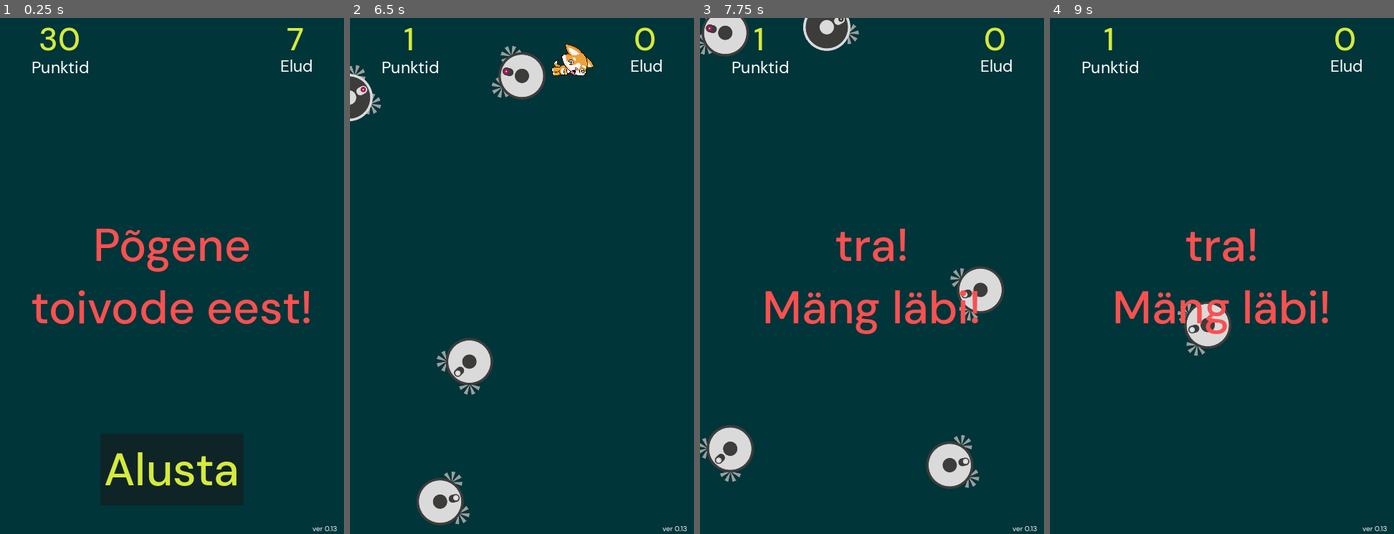
Above: before the commit, frames 1-4 (left to right).
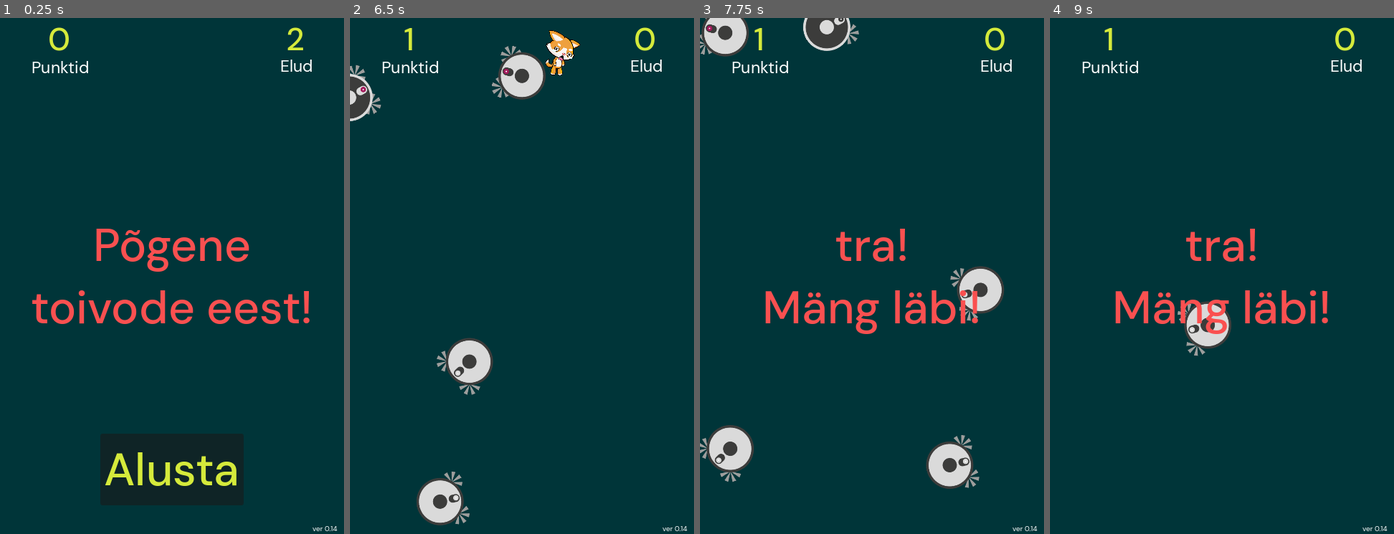
Above: after the commit, the same moments.

Repository: taunoe/2d-demo-game
Game: Godot game, scene res://main.tscn
The game is run twice, just before and just after one commit, with the same random seed, the same clock (stepped at 60 frames per second) and the same inputs.
Inputs (mouse positions are in pixels of both pictures, inside the frame that each line leads up to):
- Up to frame 1 (0.25 s): no input
- Up to frame 2 (6.5 s): click "Alusta" at 0.5 s; move the mouse to (504, 379) at 1.27 s; hold Up (move_up) 1.28-2.78 s; move the mouse to (625, 353) at 2.02 s; move the mouse to (418, 198) at 2.77 s; hold Left (move_left) 2.78-4.28 s; move the mouse to (539, 276) at 3.52 s; move the mouse to (470, 147) at 4.27 s; hold Down (move_down) 4.28-5.03 s; move the mouse to (597, 250) at 5.02 s; hold Right (move_right) 5.03-5.78 s; move the mouse to (453, 301) at 5.77 s; hold Up (move_up) from 5.78 s (still down)
- Up to frame 3 (7.75 s): move the mouse to (906, 162) at 6.52 s; release Up (move_up) at 6.53 s; hold Right (move_right) from 6.53 s (still down); move the mouse to (854, 379) at 7.27 s
- Up to frame 4 (9 s): move the mouse to (1325, 353) at 8.02 s; move the mouse to (1118, 198) at 8.77 s; release Right (move_right) at 8.78 s; hold Down (move_down) from 8.78 s (still down)

The runs differ from the first frame. In frame 1, 0.4% of the frame differs, in the area x 11-99%, y 1-100%; in frame 2, 0.8%, in the area x 56-99%, y 2-100%; in frame 3, less than 0.1%; in frame 4, less than 0.1%.

Commit message:
ver 0.14

Diff:
--- a/HUD/ui.tscn
+++ b/HUD/ui.tscn
@@ -117,7 +117,7 @@
 grow_vertical = 0
 theme_override_fonts/font = ExtResource("3_528dp")
 theme_override_font_sizes/font_size = 10
-text = "ver 0.13"
+text = "ver 0.14"
 horizontal_alignment = 1
 vertical_alignment = 2
 
--- a/alien/alien.gd
+++ b/alien/alien.gd
@@ -3,18 +3,17 @@
 
 # Called when the node enters the scene tree for the first time.
 func _ready() -> void:
-	# First, disconnect any previous connections (if any)
-	if is_connected("area_entered", Callable(self, "_on_area_entered")):
-		disconnect("area_entered", Callable(self, "_on_area_entered"))
-
-	# Then, connect the signal again
-	connect("area_entered", Callable(self, "_on_area_entered"))
+	$CollisionShape2D.disabled = true
+	hide()
 
 
 # Called every frame. 'delta' is the elapsed time since the previous frame.
 func _process(delta: float) -> void:
 	pass
 
+func start():
+	$CollisionShape2D.disabled = false
+	show()
 
 func collected() -> void:
 	queue_free()
@@ -22,6 +21,7 @@
 
 func _on_area_entered(area: Area2D) -> void:
 	# execute func in main
+	print("tere, area entered:", area.name)  # Print the name of the area entering
 	get_tree().root.get_node("Main").on_alien_area_entered()
 	collected()
 
--- a/ghost/ghost.gd
+++ b/ghost/ghost.gd
@@ -3,17 +3,17 @@
 
 # Called when the node enters the scene tree for the first time.
 func _ready() -> void:
-	# First, disconnect any previous connections (if any)
-	if is_connected("area_entered", Callable(self, "_on_area_entered")):
-		disconnect("area_entered", Callable(self, "_on_area_entered"))
-
-	# Then, connect the signal again
-	connect("area_entered", Callable(self, "_on_area_entered"))
+	$CollisionShape2D.disabled = true
+	hide()
 
 
 # Called every frame. 'delta' is the elapsed time since the previous frame.
 func _process(delta: float) -> void:
 	pass
+
+func start():
+	$CollisionShape2D.disabled = false
+	show()
 
 func collected() -> void:
 	queue_free()
--- a/gin/gin.gd
+++ b/gin/gin.gd
@@ -1,19 +1,17 @@
 extends Area2D
 
-
 func _ready() -> void:
-	# First, disconnect any previous connections (if any)
-	if is_connected("area_entered", Callable(self, "_on_area_entered")):
-		disconnect("area_entered", Callable(self, "_on_area_entered"))
-
-	# Then, connect the signal again
-	connect("area_entered", Callable(self, "_on_area_entered"))
-
+	$CollisionShape2D.disabled = true
+	hide()
 
 
 func _process(delta: float) -> void:
 	pass
 
+
+func start():
+	$CollisionShape2D.disabled = false
+	show()
 
 func collected() -> void:
 	queue_free()
@@ -28,5 +26,5 @@
 
 
 func _on_timer_timeout() -> void:
-	print("gin timeout")
+	print("gin _on_timer_timeout()")
 	queue_free()
--- a/main.gd
+++ b/main.gd
@@ -8,14 +8,25 @@
 var score
 var lives
 
+var game_started = false  # Track if the game has started
+
 
 # Called when the node enters the scene tree for the first time.
 func _ready() -> void:
 	score = 0
-	lives = 1
+	lives = 2
+	$HUD.update_score(score)
+	$HUD.update_lives(lives)
 	$GinSound.stop()
 	$GhostSound.stop()
 	$AlienSound.stop()  # Stop the music on startup
+	#
+	$ToivoTimer.stop()
+	$GinTimer.stop()
+	$GhostTimer.stop()
+	$DeadTimer.stop()
+	$HurtTimer.stop()
+	$StartTimer.stop()
 
 
 # Called every frame. 'delta' is the elapsed time since the previous frame.
@@ -37,8 +48,6 @@
 	if lives < 1:
 		$DeadTimer.start()
 		$Player.set_animation('Dead', true)
-		#$Player.player_dead()
-		#game_over()
 	else:
 		$HurtTimer.start()
 		$Player.set_animation('Hurt', true)
@@ -52,29 +61,35 @@
 	$ToivoTimer.stop()
 	$GinTimer.stop()
 	$GhostTimer.stop()
+	$DeadTimer.stop()
+	$HurtTimer.stop()
 	$HUD.show_game_over()
+	#game_started = false
 
 
 # start game signal
 func new_game():
+	game_started = true
 	score = 0
 	lives = 2
+	$HUD.update_score(score)
+	$HUD.update_lives(lives)
 	$Player.start($StartPosition.position)
 	$ToivoTimer.set_wait_time(0.65)
 	$StartTimer.start()
-	$HUD.update_score(score)
-	$HUD.update_lives(lives)
 	$HUD.show_message("Ole valmis")
 	get_tree().call_group("toivod", "queue_free") # eemlada eelmise mängu mobsid
 	$Music.play()
 
 # will start the other two timers
 func _on_start_timer_timeout() -> void:
-	$ToivoTimer.start()
-	$ScoreTimer.start()
-	$GinTimer.start()
-	$GhostTimer.start()
-	$AlienTimer.start()
+	if game_started:
+		print("_on_start_timer_timeout()")
+		$ToivoTimer.start()
+		$ScoreTimer.start()
+		$GinTimer.start()
+		$GhostTimer.start()
+		$AlienTimer.start()
 
 #  increment the score by 1
 func _on_score_timer_timeout() -> void:
@@ -123,12 +138,14 @@
 
 
 func _on_gin_timer_timeout() -> void:
-	var gin = gin_scene.instantiate()
-	var screen_size = get_viewport().get_visible_rect().size
-	var rand_x = randi_range(0, screen_size.x)
-	var rand_y = randi_range(0, screen_size.y)
-	gin.position = Vector2(rand_x, rand_y)
-	add_child(gin)
+	if game_started:
+		var gin = gin_scene.instantiate()
+		var screen_size = get_viewport().get_visible_rect().size
+		var rand_x = randi_range(0, screen_size.x)
+		var rand_y = randi_range(0, screen_size.y)
+		gin.position = Vector2(rand_x, rand_y)
+		add_child(gin)
+		$Gin.start()
 
 
 func on_gin_collected() -> void:
@@ -156,12 +173,14 @@
 
 
 func _on_ghost_timer_timeout() -> void:
-	var ghost = ghost_scene.instantiate()
-	var screen_size = get_viewport().get_visible_rect().size
-	var rand_x = randi_range(0, screen_size.x)
-	var rand_y = randi_range(0, screen_size.y)
-	ghost.position = Vector2(rand_x, rand_y)
-	add_child(ghost)
+	if game_started:
+		var ghost = ghost_scene.instantiate()
+		var screen_size = get_viewport().get_visible_rect().size
+		var rand_x = randi_range(0, screen_size.x)
+		var rand_y = randi_range(0, screen_size.y)
+		ghost.position = Vector2(rand_x, rand_y)
+		add_child(ghost)
+		$Ghost.start()
 
 
 func on_alien_area_entered()  -> void:
@@ -183,9 +202,11 @@
 
 
 func _on_alien_timer_timeout() -> void:
-	var alien = alien_scene.instantiate()
-	var screen_size = get_viewport().get_visible_rect().size
-	var rand_x = randi_range(0, screen_size.x)
-	var rand_y = randi_range(0, screen_size.y)
-	alien.position = Vector2(rand_x, rand_y)
-	add_child(alien)
+	if game_started:
+		var alien = alien_scene.instantiate()
+		var screen_size = get_viewport().get_visible_rect().size
+		var rand_x = randi_range(0, screen_size.x)
+		var rand_y = randi_range(0, screen_size.y)
+		alien.position = Vector2(rand_x, rand_y)
+		add_child(alien)
+		$Alien.start()
--- a/main.tscn
+++ b/main.tscn
@@ -27,7 +27,7 @@
 ghost_scene = ExtResource("10_axtpy")
 alien_scene = ExtResource("5_q8sfw")
 
-[node name="ColorRect" type="ColorRect" parent="."]
+[node name="BackGround" type="ColorRect" parent="."]
 anchors_preset = 15
 anchor_right = 1.0
 anchor_bottom = 1.0
--- a/player/player.gd
+++ b/player/player.gd
@@ -71,6 +71,7 @@
 			#$AnimatedSprite2D.flip_v = velocity.y > 0  # tagurpidi
 		else:
 			$AnimatedSprite2D.animation = "idle"
+	$AnimatedSprite2D.play()
 
 	# Clamp the player's position to the screen bounds
 	position.x = clamp(position.x, 0, screen_size.x)
--- a/player/player.tscn
+++ b/player/player.tscn
@@ -234,8 +234,10 @@
 position = Vector2(3, 0)
 scale = Vector2(0.15, 0.15)
 sprite_frames = SubResource("SpriteFrames_eo1xn")
-animation = &"idle"
+animation = &"walk"
 autoplay = "idle"
+frame = 2
+frame_progress = 0.376998
 
 [node name="CollisionShape2D" type="CollisionShape2D" parent="."]
 shape = SubResource("CapsuleShape2D_stihb")
